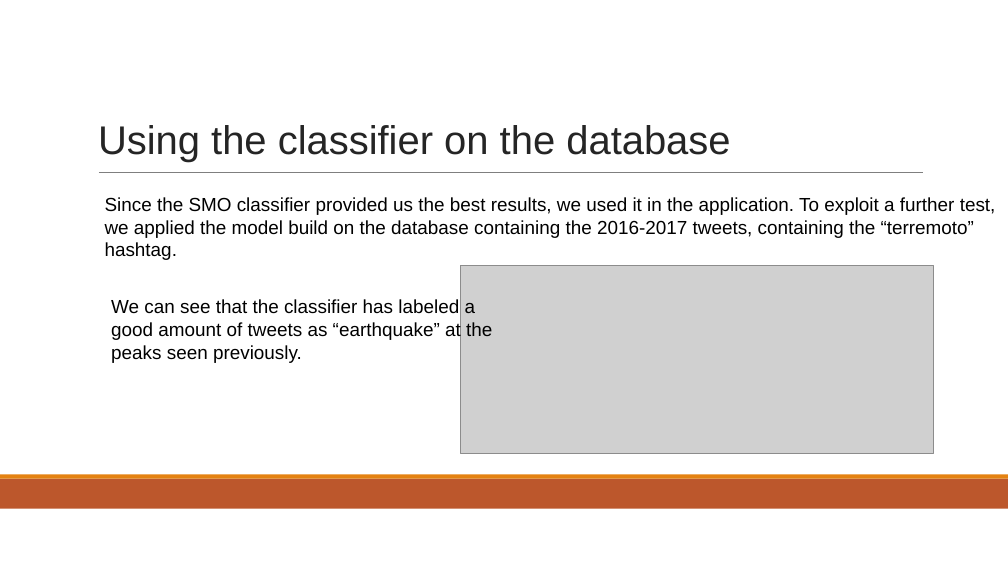
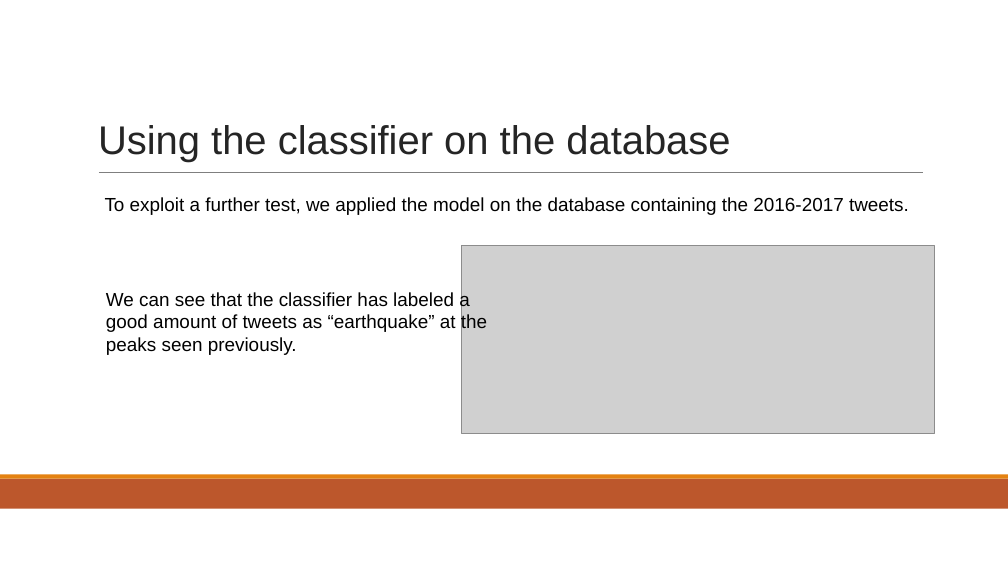
Before and after one commit to Geghi/DMML-Project, a slide deck: slide 15 of documentation/presentazione/presentazione.pptx (slide 14 before the commit). Drawn at 1008x567 pixels with LibreOffice and Linux fonts; fonts in the diff are those of the drawing; grey boxes stand for pictures. Boxes give left, top, right and bottom in pixels: in the first picture for what was removed or moved away, otherwise in the second. Text is boxed around its words. In the diff, an @@ line names an element or a change of style, - is before the commit and + after.

```diff
--- a/documentation/presentazione/presentazione.pptx
+++ b/documentation/presentazione/presentazione.pptx
@@ text at (105,197,909,215): text changed @@
-Since the SMO classifier provided us the best results, we used it in the application. To exploit a further test,
-we applied the model build on the database containing the 2016-2017 tweets, containing the “terremoto”
-hashtag.
+To exploit a further test, we applied the model on the database containing the 2016-2017 tweets.
@@ picture: place and size @@
-picture at (461,265,934,454)
+picture at (461,246,935,434)
@@ text "We can see that the ...": place and size @@
-text "We can see that the ..." at (111,299,492,363)
+text "We can see that the ..." at (106,291,487,355)
```
Also in this commit, not shown: 12 other slides changed, 3 slides added, 1 slide removed, 1 other file.
